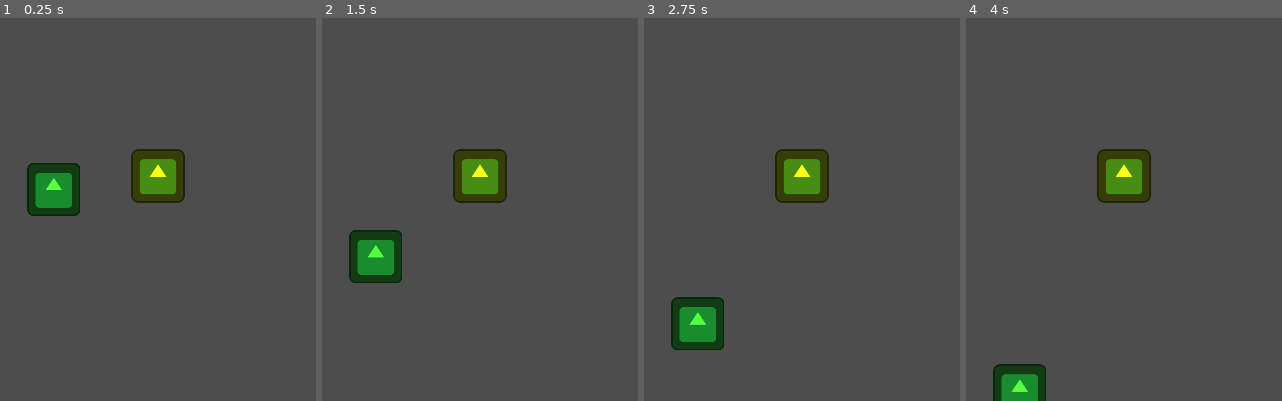
Above: before the commit, frames 1-4 (left to right).
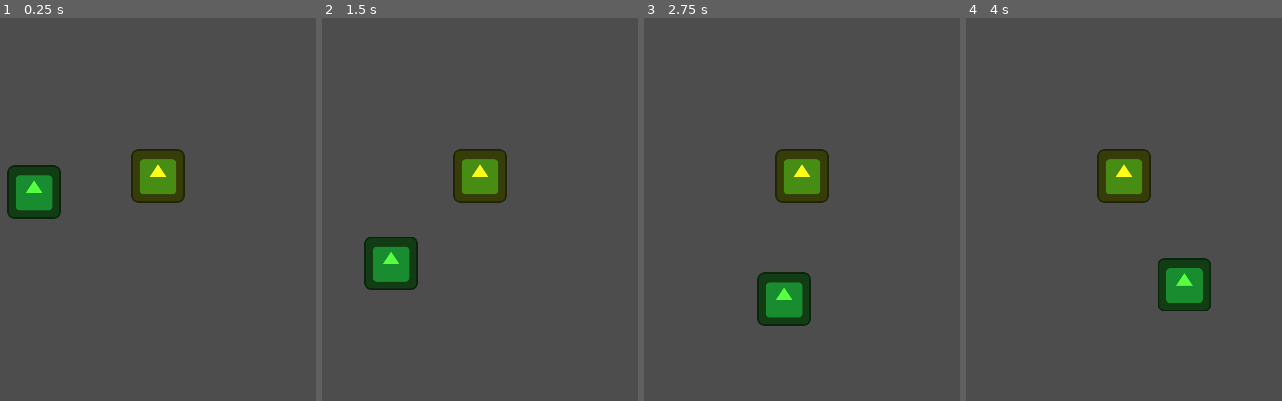
Above: after the commit, the same moments.

Repository: Applehand/n-body-godot
Game: Godot game, scene res://Scenes/main.tscn
The game is run twice, just before and just after one commit, with the same random seed, the same clock (stepped at 60 frames per second) and the same inputs. The engine's default icon, where the game draws it, is replaced by a stand-in: a white triangle on a blue panel in a dark square.
Inputs:
- Up to frame 1 (0.25 s): no input
- Up to frame 2 (1.5 s): no input
- Up to frame 3 (2.75 s): no input
- Up to frame 4 (4 s): no input

The runs differ from the first frame. In frame 1, 2.5% of the frame differs, in the area x 2-26%, y 37-53%; in frame 2, 2.6%; in frame 3, 4.7%, in the area x 8-53%, y 66-87%; in frame 4, 3.9%.

Commit message:
working euler integration
fix was making the int mass exponent 10 a float, to 10.0.

Diff:
--- a/Scenes/celestial_body.tscn
+++ b/Scenes/celestial_body.tscn
@@ -1,21 +1,8 @@
-[gd_scene load_steps=3 format=3 uid="uid://d4k8s5mmmqfxf"]
+[gd_scene load_steps=2 format=3 uid="uid://d4k8s5mmmqfxf"]
 
 [ext_resource type="Script" path="res://Scripts/celestial_body.gd" id="1_qb4va"]
-
-[sub_resource type="CircleShape2D" id="CircleShape2D_j15rn"]
 
 [node name="CelestialBody" type="Node2D"]
 script = ExtResource("1_qb4va")
 
-[node name="Area2D" type="Area2D" parent="."]
-
-[node name="CollisionShape2D" type="CollisionShape2D" parent="Area2D"]
-shape = SubResource("CircleShape2D_j15rn")
-
 [node name="Sprite2D" type="Sprite2D" parent="."]
-
-[node name="Label" type="Label" parent="."]
-offset_left = -20.0
-offset_top = -35.0
-offset_right = 20.0
-offset_bottom = -12.0
--- a/Scenes/earth.tscn
+++ b/Scenes/earth.tscn
@@ -7,6 +7,6 @@
 [node name="Earth" instance=ExtResource("1_g576x")]
 script = ExtResource("1_8cxf4")
 
-[node name="Sprite2D" parent="." index="1"]
+[node name="Sprite2D" parent="." index="0"]
 modulate = Color(0.337255, 1, 0.247059, 1)
 texture = ExtResource("3_8v4qu")
--- a/Scenes/main.tscn
+++ b/Scenes/main.tscn
@@ -11,6 +11,6 @@
 
 [node name="Sun" parent="." instance=ExtResource("3_kkf82")]
 
-[node name="Camera2D" type="Camera2D" parent="."]
+[node name="Camera2D" type="Camera2D" parent="Sun"]
 
 [connection signal="child_entered_tree" from="." to="." method="_on_child_entered_tree"]
--- a/Scenes/sun.tscn
+++ b/Scenes/sun.tscn
@@ -7,6 +7,6 @@
 [node name="Sun" instance=ExtResource("1_vrps4")]
 script = ExtResource("1_b01ll")
 
-[node name="Sprite2D" parent="." index="1"]
+[node name="Sprite2D" parent="." index="0"]
 modulate = Color(1, 1, 0.101961, 1)
 texture = ExtResource("3_r5qai")
--- a/Scripts/Earth.gd
+++ b/Scripts/Earth.gd
@@ -3,6 +3,6 @@
 
 func _ready():
 	id = 'Earth'
-	mass = 5.9742 * 10**24
+	mass = 5.9742 * 10.0**24
 	pos_x = -1 * Universe.AU
 	vel_y = 29.783 * 1000
--- a/Scripts/Sun.gd
+++ b/Scripts/Sun.gd
@@ -3,4 +3,4 @@
 
 func _ready():
 	id = 'Sun'
-	mass = 1.98892 * 10**30
+	mass = 1.98892 * 10.0**30
--- a/Scripts/celestial_body.gd
+++ b/Scripts/celestial_body.gd
@@ -1,7 +1,6 @@
 extends Node2D
 class_name CelestialBody
 
-@onready var label = $Label
 
 var id: String = ""
 var mass: float = 0.0
@@ -9,6 +8,7 @@
 var vel_y: float = 0.0
 var pos_x: float = 0.0
 var pos_y: float = 0.0
+
 
 func get_attraction_force(other_body: CelestialBody) -> Vector2:
 	if self.id == other_body.id:
@@ -27,7 +27,7 @@
 	var force: float = Universe.G * self.mass * other_body.mass / (distance**2)
 
 	# Compute the direction of the force.
-	var theta = atan2(distance_y, distance_x)
+	var theta: float = atan2(distance_y, distance_x)
 	var force_x: float = cos(theta) * force
 	var force_y: float = sin(theta) * force
 	var attraction_force := Vector2(force_x, force_y)
--- a/Scripts/main.gd
+++ b/Scripts/main.gd
@@ -1,17 +1,15 @@
 extends Node2D
 
+
 var celestial_bodies: Array[CelestialBody]
-var total_forces: Dictionary
 
-# Called every frame. 'delta' is the elapsed time since the previous frame.
+
 func _physics_process(_delta) -> void:
 	update_celestial_body_positions(celestial_bodies)
 
-func _on_child_entered_tree(node) -> void:
-	if node is CelestialBody:
-		celestial_bodies.append(node)
 
 func update_celestial_body_positions(bodies: Array[CelestialBody]) -> void:
+	var total_forces: Dictionary
 	for body in bodies:
 		var net_force: Vector2 = Vector2.ZERO
 		for other_body in bodies:
@@ -35,8 +33,7 @@
 		body.position.x = body.pos_x * Universe.SCALE
 		body.position.y = body.pos_y * Universe.SCALE
 
-		print('Body:', body.id)
-		print('Velocity:', body.vel_x, body.vel_y)
-		print('Position:', body.pos_x, body.pos_y)
-		print('Force applied:', applied_force)
-		print("======")
+
+func _on_child_entered_tree(node):
+	if node is CelestialBody:
+		celestial_bodies.append(node)
--- a/Scripts/universe.gd
+++ b/Scripts/universe.gd
@@ -1,7 +1,8 @@
 extends Node
+
 
 const AU: float = (149.6e6 * 1000)     # Astronomical Unit - 149.6 million km, in meters. Distance from Earth to Sun.
 const G: float = 6.67428e-11     # The gravitational constant G
-const SCALE: float = 250 / AU
+const SCALE: float = 300 / AU
 
-var timestep: int = 12*3600  # One day
+var timestep: int = 12*3600
Not shown, removed: .gitattributes
